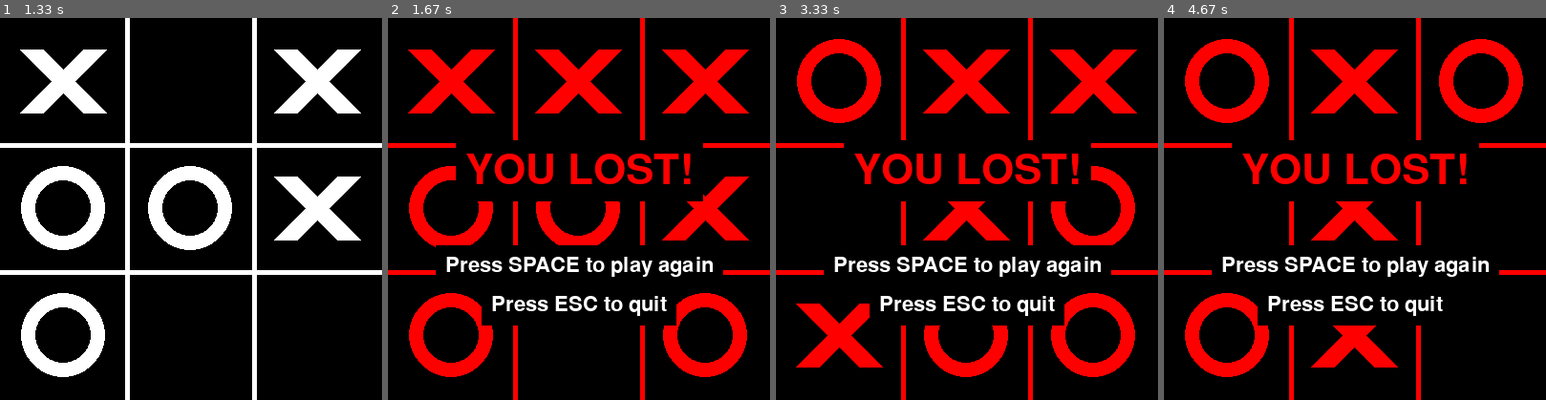
Above: before the commit, frames 1-4 (left to right).
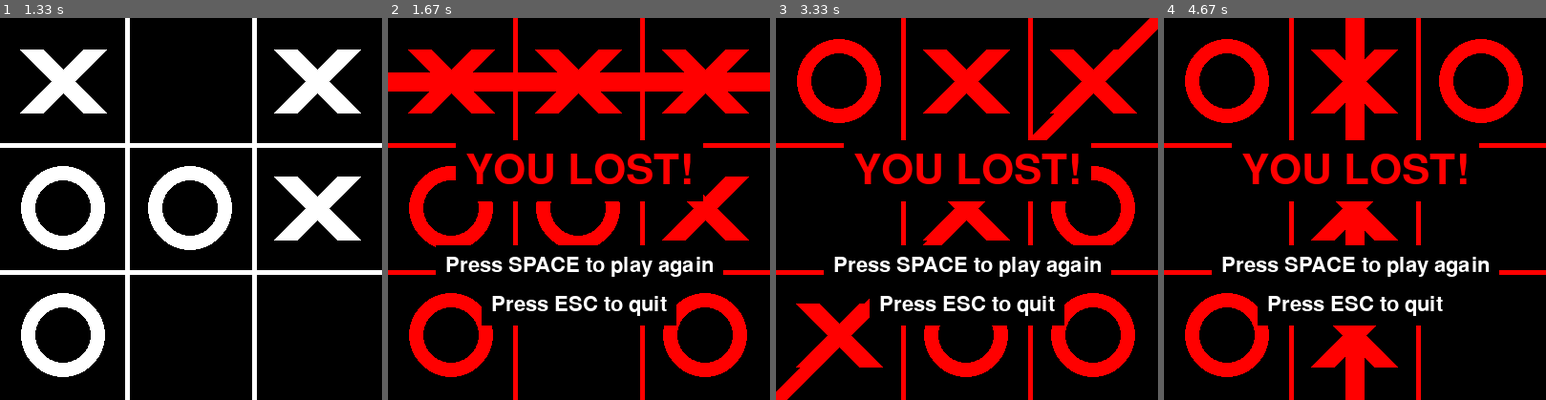
Above: after the commit, the same moments.

Repository: bakr4d/PyGameFolder
Game: pygame game, started from main.py
Two runs of this game, one before a commit and one after it. Both use one fixed random seed, a clock stepped at 60 frames per second and the inputs below.
Inputs (mouse positions are in pixels of both pictures, inside the frame that each line leads up to):
- Up to frame 1 (1.33 s): click (191, 209) at 0.38 s; click (99, 212) at 0.72 s; click (72, 300) at 1.05 s
- Up to frame 2 (1.67 s): click (716, 342) at 1.38 s
- Up to frame 3 (3.33 s): tap Space at 1.67 s; click (947, 308) at 2.05 s; click (1112, 354) at 2.38 s; click (1043, 178) at 2.72 s; click (821, 124) at 3.05 s
- Up to frame 4 (4.67 s): tap Space at 3.33 s; click (1435, 140) at 3.72 s; click (1244, 132) at 4.05 s; click (1263, 277) at 4.38 s

Frame 1 is identical in both runs. In frame 2, 3.6% of the frame differs, in the area x 0-100%, y 14-20%; in frame 3, 1.2%; in frame 4, 2.1%.

Commit message:
I added a line through the three matching squares

Diff:
--- a/main.py
+++ b/main.py
@@ -7,7 +7,7 @@
 
 # Colors
 WHITE = (255, 255, 255)
-GRAY = (150, 150, 150)   # رمادي أفتح شوية عشان يبقى باهت للتعادل
+GRAY = (150, 150, 150)  # رمادي باهت للتعادل
 RED = (255, 0, 0)
 GREEN = (0, 255, 0)
 BLACK = (0, 0, 0)
@@ -35,14 +35,17 @@
 font = pygame.font.Font(None, FONT_SIZE)
 small_font = pygame.font.Font(None, SMALL_FONT_SIZE)
 
+
 def draw_lines(color=WHITE):
     for i in range(1, BOARD_ROWS):
         pygame.draw.line(screen, color, (0, SQUARE_SIZE * i), (WIDTH, SQUARE_SIZE * i), LINE_WIDTH)
         pygame.draw.line(screen, color, (SQUARE_SIZE * i, 0), (SQUARE_SIZE * i, HEIGHT), LINE_WIDTH)
 
+
 def draw_board():
     screen.fill(BLACK)
     draw_lines()
+
 
 def draw_figures(color=WHITE):
     for row in range(BOARD_ROWS):
@@ -68,6 +71,7 @@
                     CROSS_WIDTH
                 )
 
+
 def draw_text_center(text, color, font_obj, y_offset=0):
     text_surface = font_obj.render(text, True, color)
     text_rect = text_surface.get_rect(center=(WIDTH // 2, HEIGHT // 2 + y_offset))
@@ -80,12 +84,10 @@
         text_rect.height + 2 * padding
     )
     pygame.draw.rect(screen, BLACK, bg_rect)
-
     screen.blit(text_surface, text_rect)
 
+
 def draw_game_over_screen(winner):
-    # هنا ما بنرسمش الـ X/O لأننا بالفعل رسمناهم في الـ loop باللون المناسب
-    # بس بنرسم النص والتعليمات فقط
     if winner == 1:
         draw_text_center("YOU WON!", GREEN, font, -40)
     elif winner == 2:
@@ -96,11 +98,14 @@
     draw_text_center("Press SPACE to play again", WHITE, small_font, 60)
     draw_text_center("Press ESC to quit", WHITE, small_font, 100)
 
+
 def mark_square(row, col, player):
     board[row][col] = player
 
+
 def available_square(row, col):
     return board[row][col] == 0
+
 
 def is_board_full(check_board=None):
     if check_board is None:
@@ -111,25 +116,27 @@
                 return False
     return True
 
+
 def check_win(player, check_board=None):
     if check_board is None:
         check_board = board
 
-    # Rows
+        # Rows
     for row in range(BOARD_ROWS):
         if all(check_board[row][col] == player for col in range(BOARD_COLS)):
             return True
-    # Columns
+            # Columns
     for col in range(BOARD_COLS):
         if all(check_board[row][col] == player for row in range(BOARD_ROWS)):
             return True
-    # Diagonals
+            # Diagonals
     if all(check_board[i][i] == player for i in range(BOARD_ROWS)):
         return True
     if all(check_board[i][BOARD_COLS - 1 - i] == player for i in range(BOARD_ROWS)):
         return True
 
     return False
+
 
 def minimax(minmax_board, depth, is_maximizing):
     if check_win(2, minmax_board):
@@ -160,6 +167,7 @@
                     best_score = min(best_score, score)
         return best_score
 
+
 def best_move():
     best_score = -float('inf')
     best_move_pos = (-1, -1)
@@ -179,10 +187,45 @@
         return True
     return False
 
+
+def draw_winning_line(player):
+    # Rows
+    for row in range(BOARD_ROWS):
+        if all(board[row][col] == player for col in range(BOARD_COLS)):
+            pygame.draw.line(screen, GREEN if player == 1 else RED,
+                             (0, row * SQUARE_SIZE + SQUARE_SIZE // 2),
+                             (WIDTH, row * SQUARE_SIZE + SQUARE_SIZE // 2),
+                             LINE_WIDTH * 4)
+            return
+    # Columns
+    for col in range(BOARD_COLS):
+        if all(board[row][col] == player for row in range(BOARD_ROWS)):
+            pygame.draw.line(screen, GREEN if player == 1 else RED,
+                             (col * SQUARE_SIZE + SQUARE_SIZE // 2, 0),
+                             (col * SQUARE_SIZE + SQUARE_SIZE // 2, HEIGHT),
+                             LINE_WIDTH * 4)
+            return
+    # Main diagonal
+    if all(board[i][i] == player for i in range(BOARD_ROWS)):
+        pygame.draw.line(screen, GREEN if player == 1 else RED,
+                         (0, 0),
+                         (WIDTH, HEIGHT),
+                         LINE_WIDTH * 4)
+        return
+    # Anti-diagonal
+    if all(board[i][BOARD_COLS - 1 - i] == player for i in range(BOARD_ROWS)):
+        pygame.draw.line(screen, GREEN if player == 1 else RED,
+                         (0, HEIGHT),
+                         (WIDTH, 0),
+                         LINE_WIDTH * 4)
+        return
+
+
 def restart_game():
     global board
     board = np.zeros((BOARD_ROWS, BOARD_COLS))
     draw_board()
+
 
 # --------- main loop ---------
 draw_board()
@@ -198,7 +241,7 @@
         if event.type == pygame.QUIT:
             running = False
 
-        # حركة اللاعب
+            # Player move
         if event.type == pygame.MOUSEBUTTONDOWN and not game_over:
             mouseX = event.pos[0] // SQUARE_SIZE
             mouseY = event.pos[1] // SQUARE_SIZE
@@ -213,7 +256,6 @@
                     game_over = True
                     winner = 0
                 else:
-                    # دور الـ AI
                     if best_move():
                         if check_win(2):
                             game_over = True
@@ -222,7 +264,7 @@
                             game_over = True
                             winner = 0
 
-        # أزرار الكيبورد
+                            # Keyboard controls
         if event.type == pygame.KEYDOWN:
             if game_over:
                 if event.key == pygame.K_SPACE:
@@ -238,24 +280,14 @@
                     winner = 0
 
     if not game_over:
-        # أثناء اللعب: القطع والخطوط باللون العادي
         draw_board()
         draw_figures(WHITE)
     else:
-        # بعد انتهاء اللعبة: غيّر ألوان القطع والخطوط حسب النتيجة
-        if winner == 1:
-            draw_board()
-            draw_figures(GREEN)
-            draw_lines(GREEN)
-        elif winner == 2:
-            draw_board()
-            draw_figures(RED)
-            draw_lines(RED)
-        else:
-            draw_board()
-            draw_figures(GRAY)   # رمادي باهت للتعادل
-            draw_lines(GRAY)
-
+        draw_board()
+        draw_figures(GREEN if winner == 1 else RED if winner == 2 else GRAY)
+        draw_lines(GREEN if winner == 1 else RED if winner == 2 else GRAY)
+        if winner != 0:
+            draw_winning_line(winner)
         draw_game_over_screen(winner)
 
     pygame.display.update()
